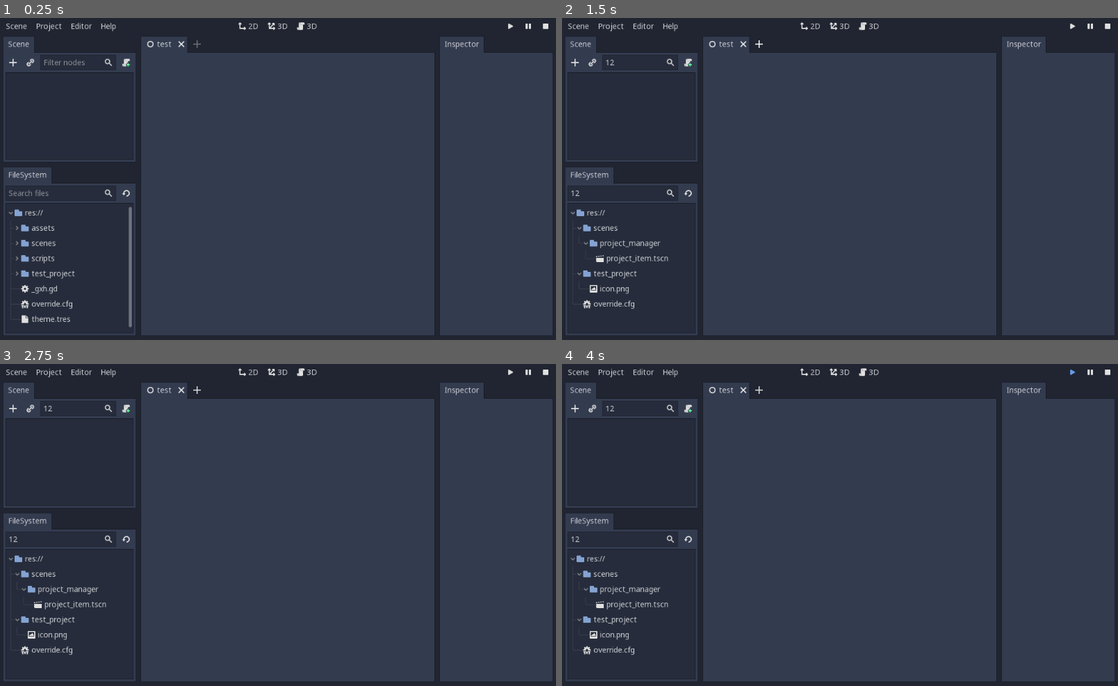
Above: before the commit, frames 1-4 (two rows, left to right).
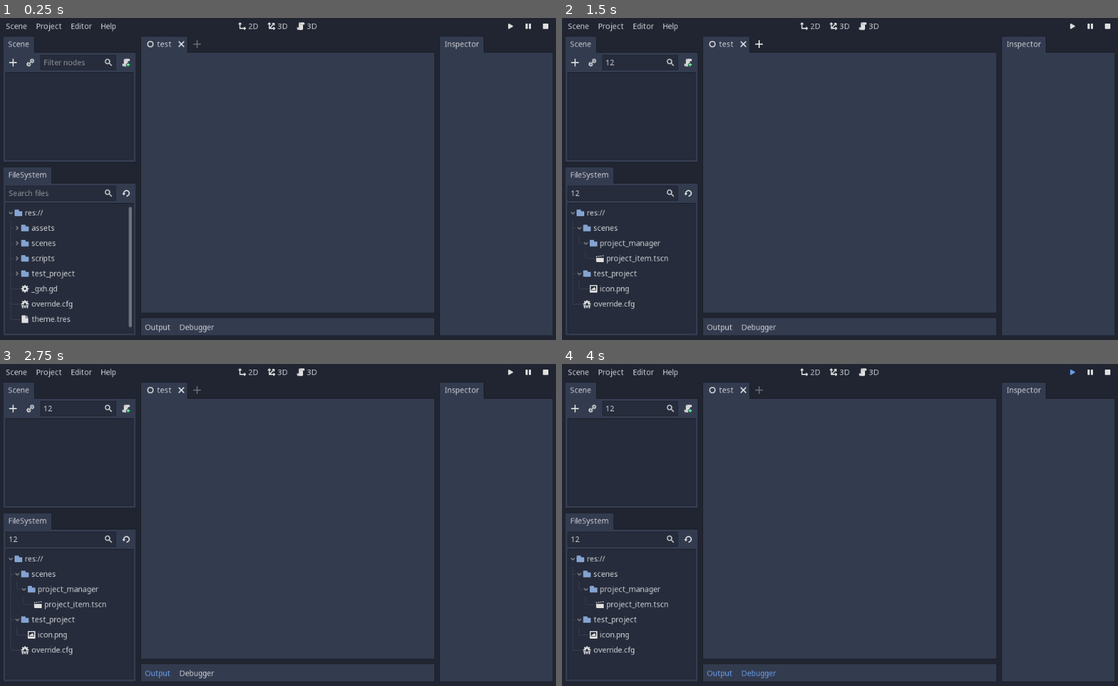
Above: after the commit, the same moments.

Repository: SjVer/PiGodot
Game: Godot game, scene res://scenes/editor/editor.tscn
Two runs of this game, one before a commit and one after it. Both use one fixed random seed, a clock stepped at 60 frames per second and the inputs below. This scene is started directly instead of the project's main scene.
Inputs (mouse positions are in pixels of both pictures, inside the frame that each line leads up to):
- Up to frame 1 (0.25 s): no input
- Up to frame 2 (1.5 s): click (639, 63) at 0.52 s; type "12" at 0.6 s; click (623, 191) at 0.75 s; type "12" at 0.83 s; click (756, 43) at 1.25 s
- Up to frame 3 (2.75 s): click (155, 673) at 2 s, where only the run after the commit has a clickable "Output"
- Up to frame 4 (4 s): click (756, 673) at 2.75 s, where only the run after the commit has a clickable "Debugger"; click (1073, 373) at 3.5 s

The runs differ from the first frame. In frame 1, 0.9% of the frame differs, in the area x 25-79%, y 91-98%; in frame 2, 0.9%; in frame 3, 0.9%, in the area x 25-79%, y 6-98%; in frame 4, 0.9%.
Error in both runs: Assertion failed. (res://scripts/pigodot.gd:17)

Commit message:
upload

Diff:
--- a/scenes/editor/editor.tscn
+++ b/scenes/editor/editor.tscn
@@ -222,17 +222,23 @@
 margin_bottom = 553.0
 size_flags_horizontal = 3
 size_flags_vertical = 3
-
-[node name="Scenes" type="VBoxContainer" parent="Margin/VBox/Docks/CenterRight/CenterDock"]
-margin_right = 628.0
-margin_bottom = 553.0
+split_offset = 500
+
+[node name="VBox" type="VBoxContainer" parent="Margin/VBox/Docks/CenterRight/CenterDock"]
+margin_right = 628.0
+margin_bottom = 553.0
+
+[node name="Scenes" type="VBoxContainer" parent="Margin/VBox/Docks/CenterRight/CenterDock/VBox"]
+margin_right = 628.0
+margin_bottom = 511.0
+size_flags_vertical = 3
 custom_constants/separation = 0
 
-[node name="Tabbar" type="HBoxContainer" parent="Margin/VBox/Docks/CenterRight/CenterDock/Scenes"]
+[node name="Tabbar" type="HBoxContainer" parent="Margin/VBox/Docks/CenterRight/CenterDock/VBox/Scenes"]
 margin_right = 628.0
 margin_bottom = 30.0
 
-[node name="Tabs" type="Tabs" parent="Margin/VBox/Docks/CenterRight/CenterDock/Scenes/Tabbar"]
+[node name="Tabs" type="Tabs" parent="Margin/VBox/Docks/CenterRight/CenterDock/VBox/Scenes/Tabbar"]
 margin_right = 628.0
 margin_bottom = 30.0
 rect_min_size = Vector2( 50, 0 )
@@ -244,20 +250,53 @@
 tab_close_display_policy = 1
 drag_to_rearrange_enabled = true
 
-[node name="AddSceneButton" type="ToolButton" parent="Margin/VBox/Docks/CenterRight/CenterDock/Scenes/Tabbar/Tabs"]
+[node name="AddSceneButton" type="ToolButton" parent="Margin/VBox/Docks/CenterRight/CenterDock/VBox/Scenes/Tabbar/Tabs"]
 margin_left = 950.0
 margin_right = 978.0
 margin_bottom = 30.0
 hint_tooltip = "Add a new scene."
 icon = ExtResource( 1 )
 
-[node name="Panel" type="Panel" parent="Margin/VBox/Docks/CenterRight/CenterDock/Scenes"]
+[node name="Panel" type="Panel" parent="Margin/VBox/Docks/CenterRight/CenterDock/VBox/Scenes"]
 show_behind_parent = true
 margin_top = 30.0
 margin_right = 628.0
-margin_bottom = 553.0
+margin_bottom = 511.0
 size_flags_vertical = 3
 custom_styles/panel = SubResource( 2599 )
+
+[node name="BottomTabs" type="VSplitContainer" parent="Margin/VBox/Docks/CenterRight/CenterDock/VBox"]
+margin_top = 515.0
+margin_right = 628.0
+margin_bottom = 515.0
+
+[node name="BottomButtons" type="PanelContainer" parent="Margin/VBox/Docks/CenterRight/CenterDock/VBox"]
+margin_top = 519.0
+margin_right = 628.0
+margin_bottom = 553.0
+theme_type_variation = "ContentPanel"
+custom_styles/panel = SubResource( 2599 )
+
+[node name="HBox" type="HBoxContainer" parent="Margin/VBox/Docks/CenterRight/CenterDock/VBox/BottomButtons"]
+margin_left = 2.0
+margin_top = 4.0
+margin_right = 626.0
+margin_bottom = 32.0
+
+[node name="OutputButton" type="ToolButton" parent="Margin/VBox/Docks/CenterRight/CenterDock/VBox/BottomButtons/HBox"]
+margin_right = 59.0
+margin_bottom = 28.0
+toggle_mode = true
+text = "Output"
+align = 0
+
+[node name="DebuggerButton" type="ToolButton" parent="Margin/VBox/Docks/CenterRight/CenterDock/VBox/BottomButtons/HBox"]
+margin_left = 63.0
+margin_right = 139.0
+margin_bottom = 28.0
+toggle_mode = true
+text = "Debugger"
+align = 0
 
 [node name="RightDock" type="VSplitContainer" parent="Margin/VBox/Docks/CenterRight"]
 margin_left = 636.0
--- a/scripts/editor/editor.gd
+++ b/scripts/editor/editor.gd
@@ -4,8 +4,8 @@
 onready var left_dock_bottom : TabContainer = $Margin/VBox/Docks/LeftDock/BottomTabs
 onready var right_dock_top : TabContainer = $Margin/VBox/Docks/CenterRight/RightDock/TopTabs
 onready var right_dock_bottom : TabContainer = $Margin/VBox/Docks/CenterRight/RightDock/BottomTabs
-onready var scene_tabs : Tabs = $Margin/VBox/Docks/CenterRight/CenterDock/Scenes/Tabbar/Tabs
-onready var add_scene_button : ToolButton = $Margin/VBox/Docks/CenterRight/CenterDock/Scenes/Tabbar/Tabs/AddSceneButton
+onready var scene_tabs : Tabs = $Margin/VBox/Docks/CenterRight/CenterDock/VBox/Scenes/Tabbar/Tabs
+onready var add_scene_button : ToolButton = $Margin/VBox/Docks/CenterRight/CenterDock/VBox/Scenes/Tabbar/Tabs/AddSceneButton
 
 var scenetree_dock = preload("res://scenes/editor/scenetree.tscn").instance()
 var filesystem_dock = preload("res://scenes/editor//filesystem.tscn").instance()
@@ -71,6 +71,7 @@
 	# make add scene button darker
 	add_scene_button.add_color_override("icon_color_normal",  Color(0.6, 0.6, 0.6, 0.8))
 
+	# load layout stuff
 	load_default_layout()
 
 	# dummy scene
